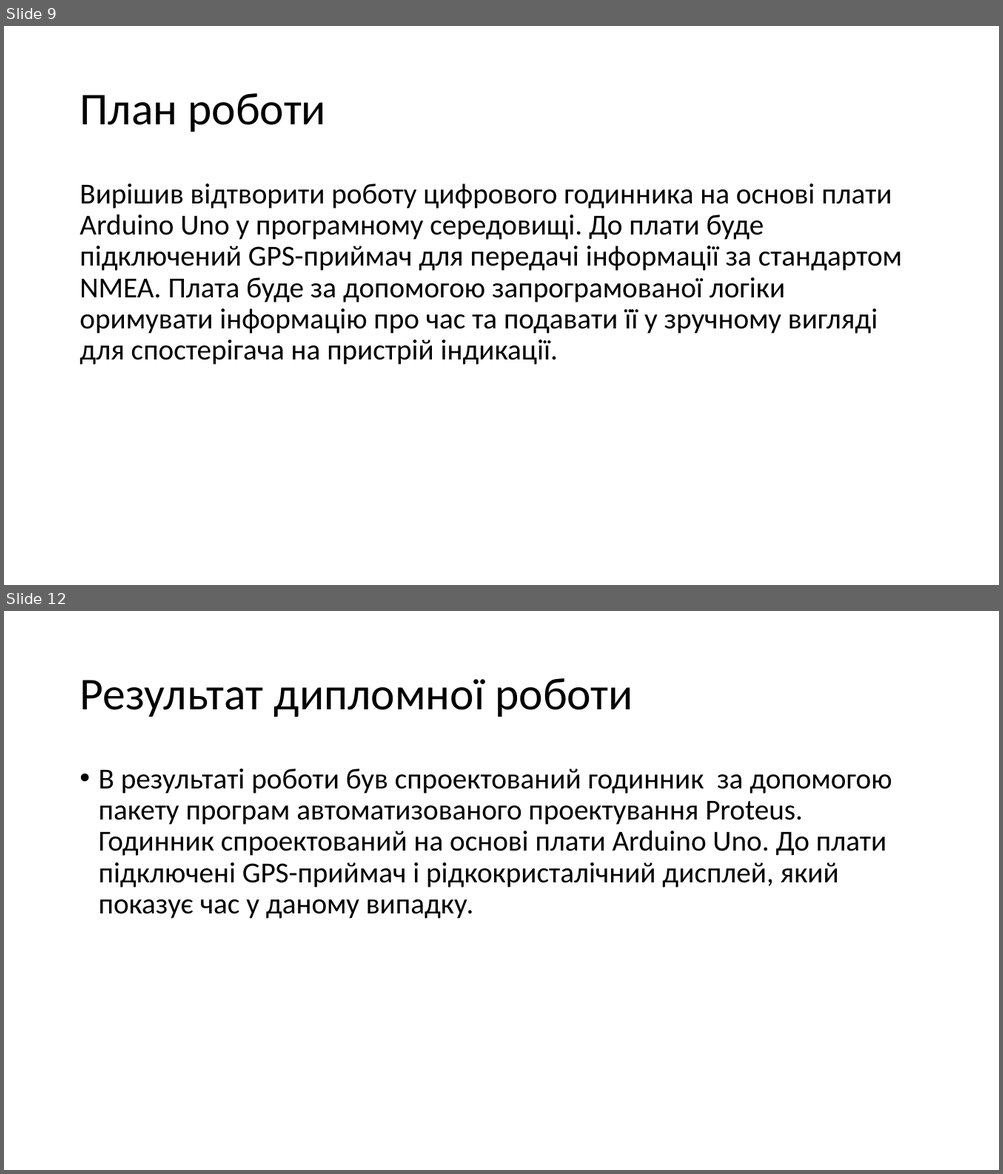
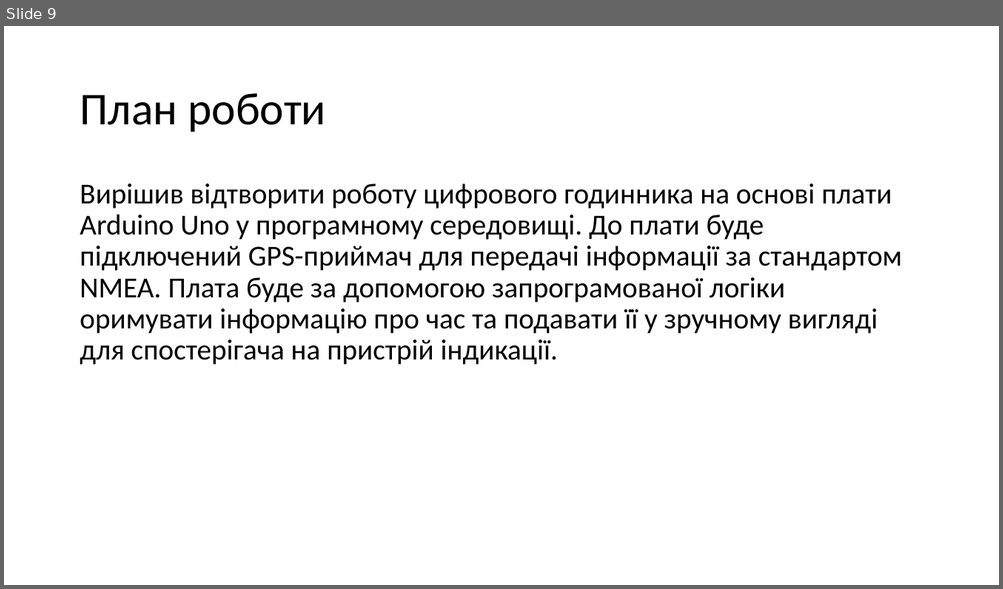
Before and after one commit to Vadym-Havryliuk/University-2, a slide deck: Доповідь 2.pptx. Shown one above the other, each under a label of ours: slides 9 and 12 before the commit, slide 9 after it; the slides between them are not shown. The pictures are 1003x1174 and 1003x589 pixels, drawn with LibreOffice and Linux fonts; fonts in the diff are those of the drawing. Boxes give left, top, right and bottom in pixels: in the first picture for what was removed or moved away, otherwise in the second. Text is boxed around its words. In the diff, an @@ line names an element or a change of style, - is before the commit and + after.

```diff
--- a/Доповідь 2.pptx
+++ b/Доповідь 2.pptx
@@ slide 12 removed at (4,611,999,1170), background #FFFFFF @@
@@ title removed at (79,678,633,717) @@
-Результат дипломної роботи
@@ text removed at (99,769,891,919) @@
-• В результаті роботи був спроектований годинник за допомогою пакету програм автоматизованого проектування Proteus. Годинник спроектований на основі плати Arduino Uno. До плати підключені GPS-приймач і рідкокристалічний дисплей, який показує час у даному випадку.
```
Also in this commit, not shown: 1 slide changed, 5 slides added.
